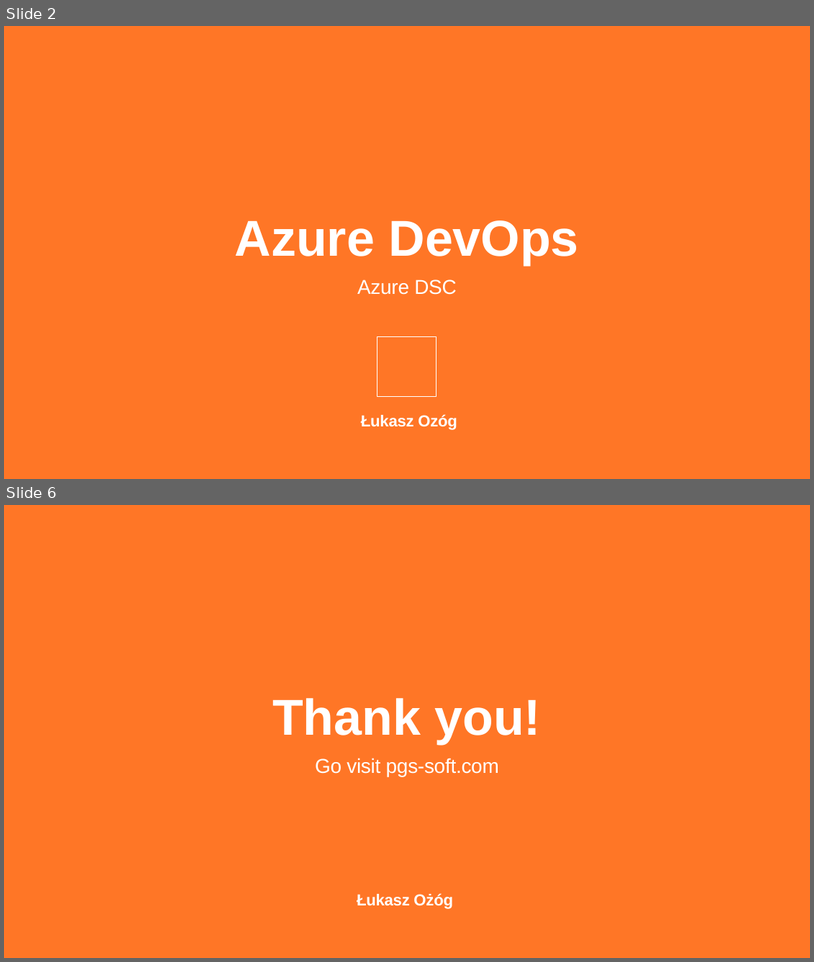
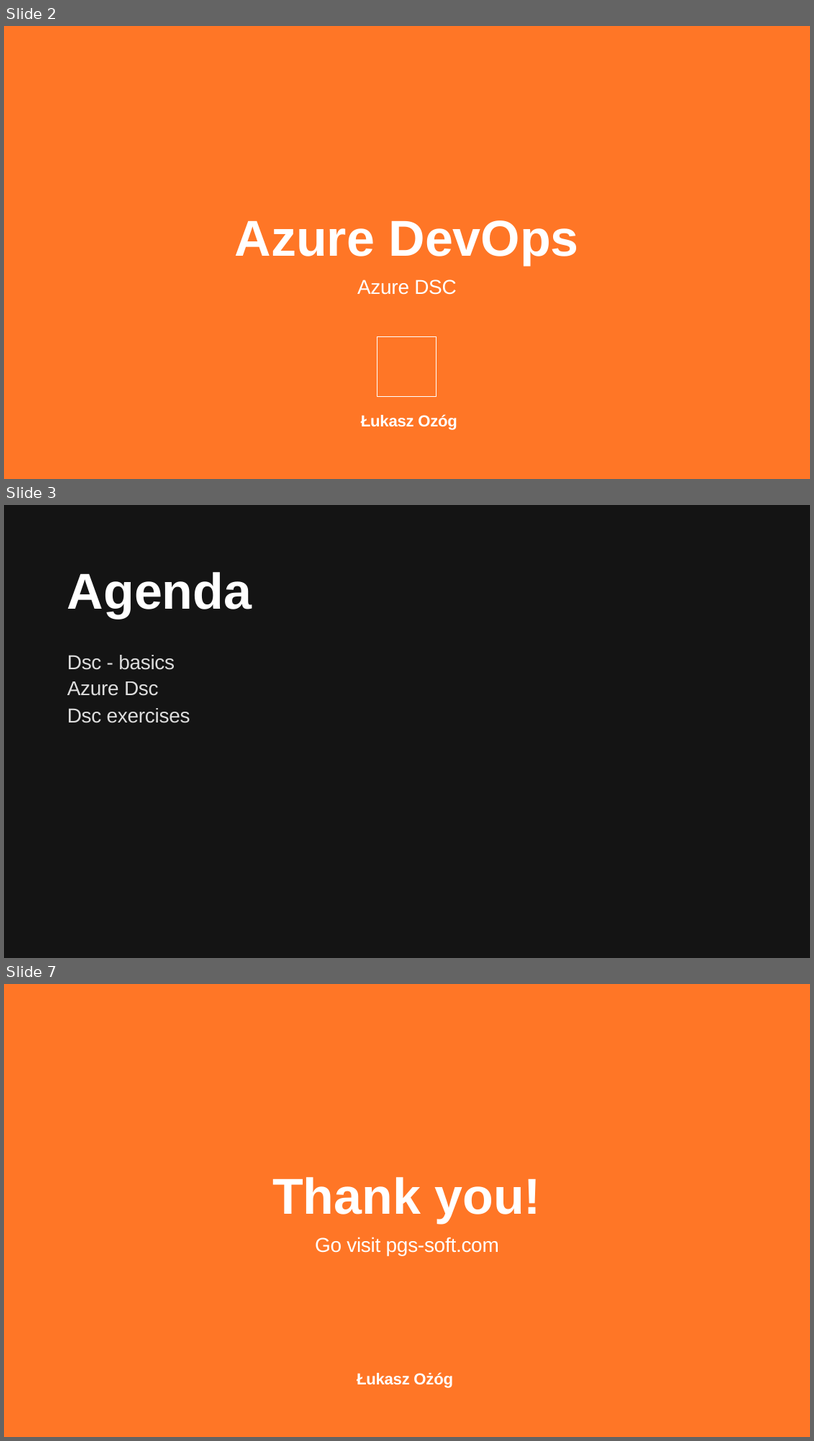
Before and after one commit to Beczka/DevOps, a slide deck: Dsc/Dsc.pptx. Shown one above the other, each under a label of ours: slides 2 and 6 before the commit, slides 2, 3 and 7 after it; the slides between them are not shown. The pictures are 814x962 and 814x1441 pixels, drawn with LibreOffice and Linux fonts; fonts in the diff are those of the drawing; background and template pictures are left out. Boxes give left, top, right and bottom in pixels: in the first picture for what was removed or moved away, otherwise in the second. Text is boxed around its words. In the diff, an @@ line names an element or a change of style, - is before the commit and + after.

```diff
--- a/Dsc/Dsc.pptx
+++ b/Dsc/Dsc.pptx
@@ slide 3 added at (x1=4, y1=505, x2=810, y2=958), background #141414 @@
@@ title added at (x1=67, y1=572, x2=252, y2=618), 120 pt, text #FFFFFF, bold @@
+Agenda
@@ text added at (x1=67, y1=655, x2=175, y2=670), 48 pt, text #FFFFFF at 85% opacity @@
+Dsc - basics
@@ text added at (x1=67, y1=681, x2=159, y2=696), 48 pt, text #FFFFFF at 85% opacity @@
+Azure Dsc
@@ text added at (x1=67, y1=708, x2=190, y2=723), 48 pt, text #FFFFFF at 85% opacity @@
+Dsc exercises
@@ what was slide 6 is now slide 7 @@
```
Also in this commit, not shown: 3 other slides added, 3 slides removed, 15 other files.
